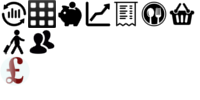
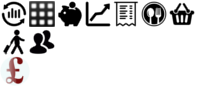
Layer changes from the first 200x100 image to the second:
painted on "analysis" over [28,0,56,28]
